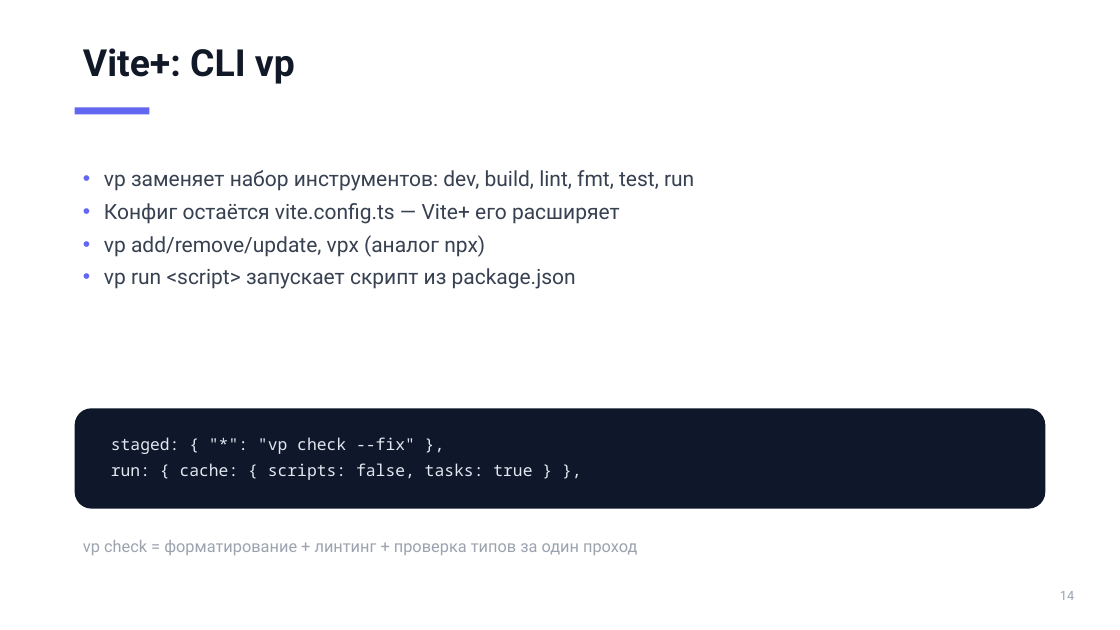
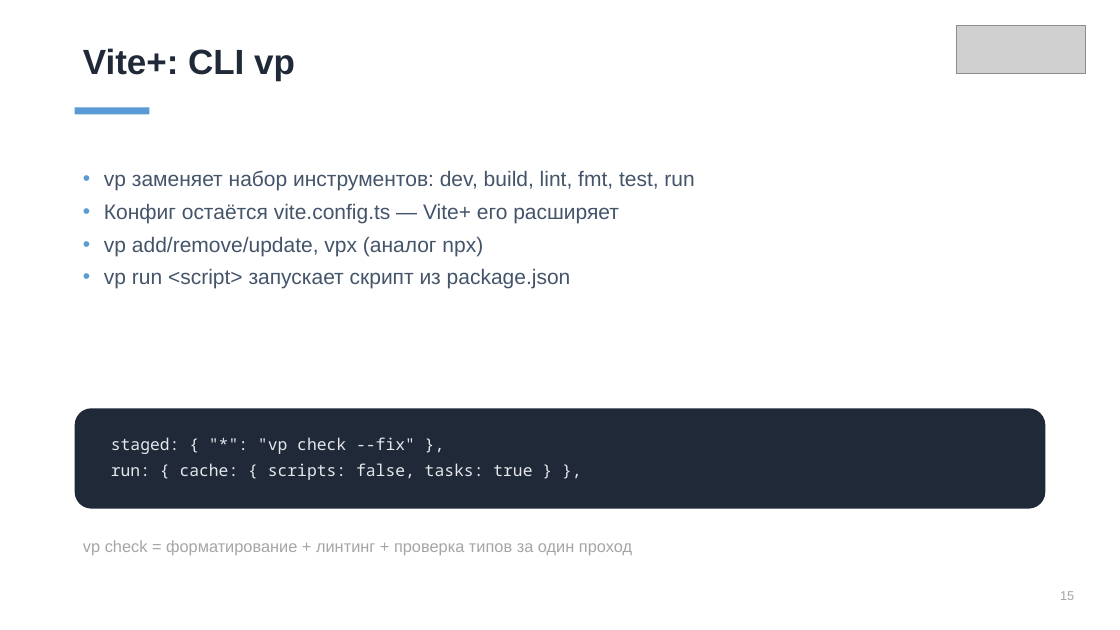
Before and after one commit to ErnandesDaniel/mephi-higher-engineering-school-lectures, a slide deck: slide 15 of lecture-1/modern-frontend-tooling.pptx. Drawn at 1120x630 pixels with LibreOffice and Linux fonts; fonts in the diff are those of the drawing; grey boxes stand for pictures. Boxes give left, top, right and bottom in pixels: in the first picture for what was removed or moved away, otherwise in the second. Text is boxed around its words. In the diff, an @@ line names an element or a change of style, - is before the commit and + after.

Commit message:
style: redo deck with template theme (Office/Arial) and template images

```diff
--- a/lecture-1/modern-frontend-tooling.pptx
+++ b/lecture-1/modern-frontend-tooling.pptx
@@ picture added at [957, 26, 1086, 74] @@
@@ text "Vite+: CLI vp" at [83, 48, 295, 80]: size 32 to 30 pt, font Roboto to Arial, text colour #111827 to #1F2937 @@
@@ rectangle at [75, 108, 150, 114]: fill #6366F1 to #5B9BD5 @@
@@ text "vp заменяет набор инструментов: dev, ..." at [104, 170, 694, 289]: font Roboto to Arial, text colour #374151 to #44546A; bullet colour #6366F1 to #5B9BD5 @@
@@ rounded rectangle at [75, 408, 1046, 508]: fill #0F172A to #1F2937 @@
@@ text "staged: { "*": "vp check ..." at [111, 437, 532, 480]: text colour #E2E8F0 to #E5E7EB @@
@@ text "vp check = форматирование + ..." at [83, 540, 632, 555]: font Roboto to Arial, text colour #9CA3AF to #A5A5A5 @@
@@ text at [1060, 591, 1074, 600]: text changed; font Roboto to Arial; text colour #9CA3AF to #A5A5A5 @@
-14
+15
```
Also in this commit, not shown: 39 other slides changed, 1 other file.
